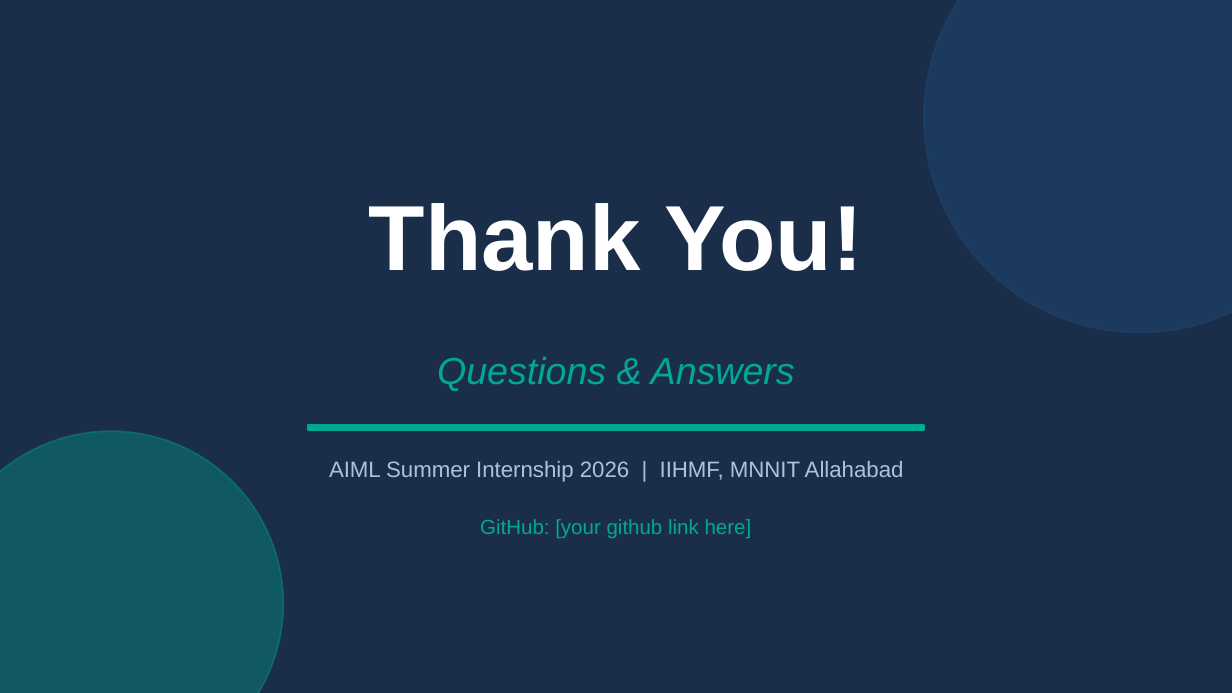
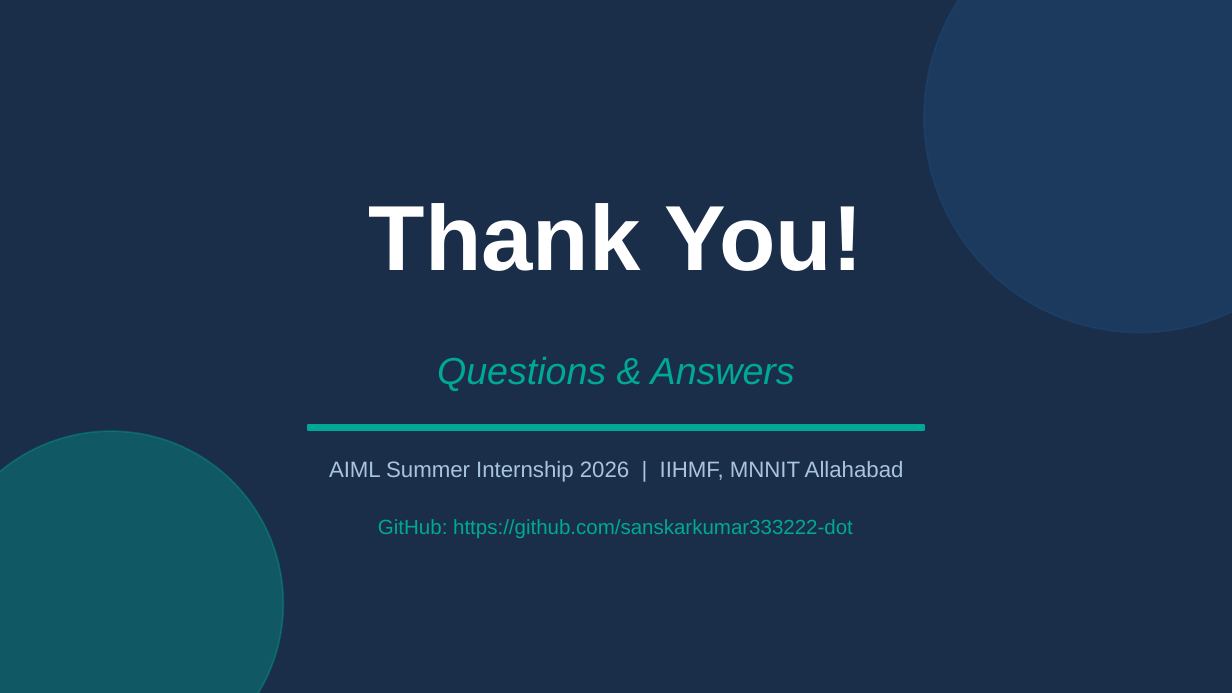
Before and after one commit to sanskarkumar333222-dot/STUDENT-PERFORMANCE-PREDICTION-, a slide deck: slide 13 of Presentation/Presentation1.pptx. Drawn at 1232x693 pixels with LibreOffice and Linux fonts; fonts in the diff are those of the drawing. Boxes give left, top, right and bottom in pixels: in the first picture for what was removed or moved away, otherwise in the second. Text is boxed around its words. In the diff, an @@ line names an element or a change of style, - is before the commit and + after.

```diff
--- a/Presentation/Presentation1.pptx
+++ b/Presentation/Presentation1.pptx
@@ text at [378, 519, 853, 538]: text changed @@
-GitHub: [your github link here]
+GitHub: https://github.com/sanskarkumar333222-dot
```
Also in this commit, not shown: 1 other slide changed, 1 other file.
